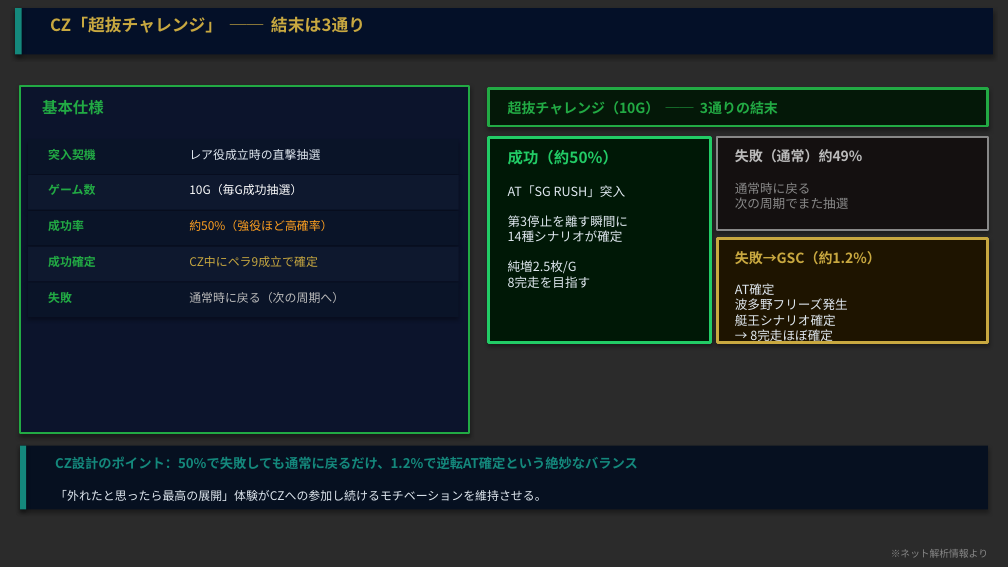
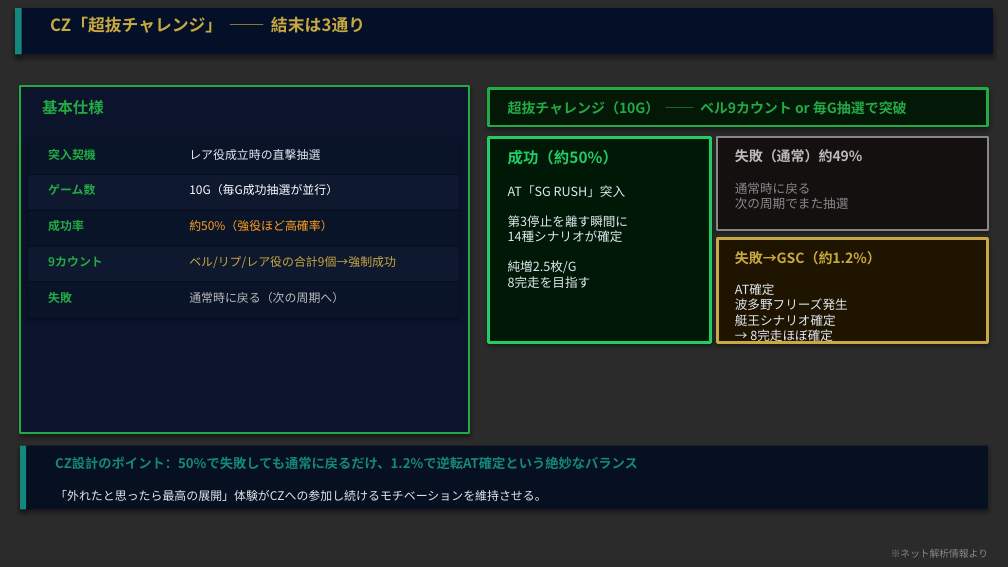
Before and after one commit to hkadoya-eng/slocri, a slide deck: slide 4 of proposals/機種分析/モンキーターンV/monkeyturn_guide_v2.pptx. Drawn at 1008x567 pixels with LibreOffice and Linux fonts; fonts in the diff are those of the drawing; background and template pictures are left out; a plain dark background stands for a picture behind light text. Boxes give left, top, right and bottom in pixels: in the first picture for what was removed or moved away, otherwise in the second. Text is boxed around its words. In the diff, an @@ line names an element or a change of style, - is before the commit and + after.

```diff
--- a/proposals/機種分析/モンキーターンV/monkeyturn_guide_v2.pptx
+++ b/proposals/機種分析/モンキーターンV/monkeyturn_guide_v2.pptx
@@ text at (508,101,907,114): text changed @@
-超抜チャレンジ（10G） ── 3通りの結末
+超抜チャレンジ（10G） ── ベル9カウント or 毎G抽選で突破
@@ text at (189,184,338,195): text changed @@
-10G（毎G成功抽選）
+10G（毎G成功抽選が並行）
@@ text at (48,256,103,267): text changed @@
-成功確定
+9カウント
@@ text at (189,256,396,268): text changed @@
-CZ中にペラ9成立で確定
+ベル/リプ/レア役の合計9個→強制成功
```
Also in this commit, not shown: 2 other slides changed, 1 slide added, 5 other files.
